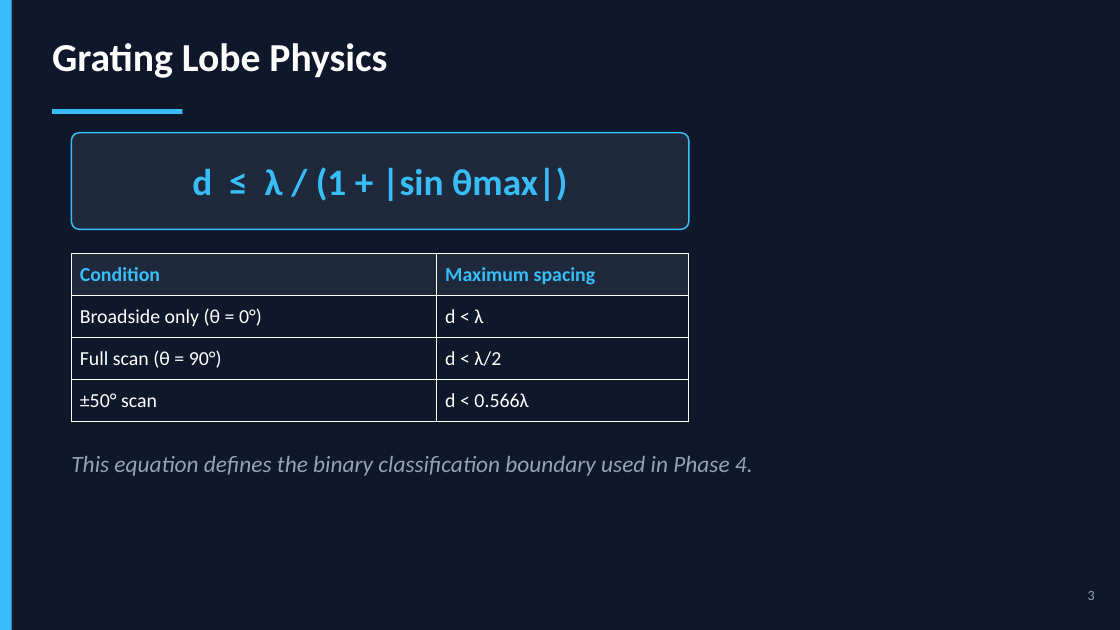
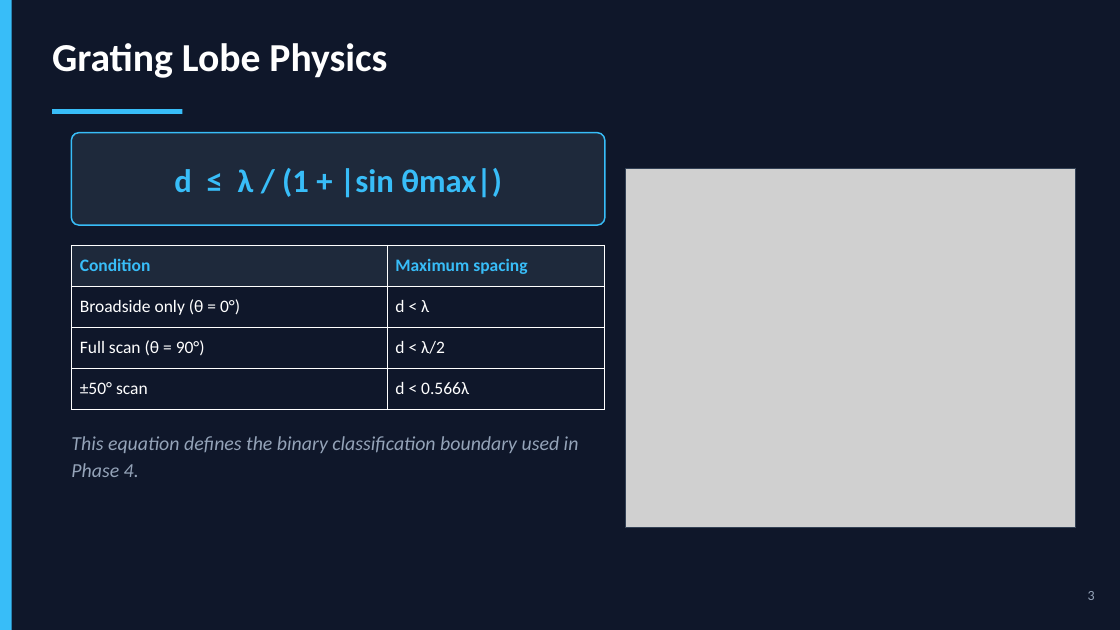
Before and after one commit to Sreekarji/ml-array, a slide deck: slide 3 of presentations/ML_Antenna_Array_Presentation.pptx. Drawn at 1120x630 pixels with LibreOffice and Linux fonts; fonts in the diff are those of the drawing; grey boxes stand for pictures. Boxes give left, top, right and bottom in pixels: in the first picture for what was removed or moved away, otherwise in the second. Text is boxed around its words. In the diff, an @@ line names an element or a change of style, - is before the commit and + after.

Commit message:
Decoration: presentation updated with upgraded figures

```diff
--- a/presentations/ML_Antenna_Array_Presentation.pptx
+++ b/presentations/ML_Antenna_Array_Presentation.pptx
@@ rounded rectangle: place and size @@
-rounded rectangle at [71, 133, 689, 229]
+rounded rectangle at [71, 133, 605, 225]
@@ text "d ≤ λ / (1 ..." at [174, 168, 502, 198]: size 32 to 28 pt @@
@@ picture added at [626, 169, 1075, 528] @@
@@ rectangle added at [626, 169, 1075, 528], outline #334155 0.75 pt @@
@@ table at [71, 245, 605, 409] @@
@@ size 17 to 15 pt @@
@@ table: place and size @@
-table at [71, 254, 689, 422]
+table at [71, 245, 605, 409]
@@ text "This equation defines the binary ...": place and size @@
-text "This equation defines the binary ..." at [71, 456, 753, 476]
+text "This equation defines the binary ..." at [71, 436, 579, 477]
@@ text "This equation defines the binary ..." at [71, 436, 579, 477]: size 20 to 17 pt; line spacing 1 to 1.15 @@
```
Also in this commit, not shown: 7 other slides changed, 1 other file.
